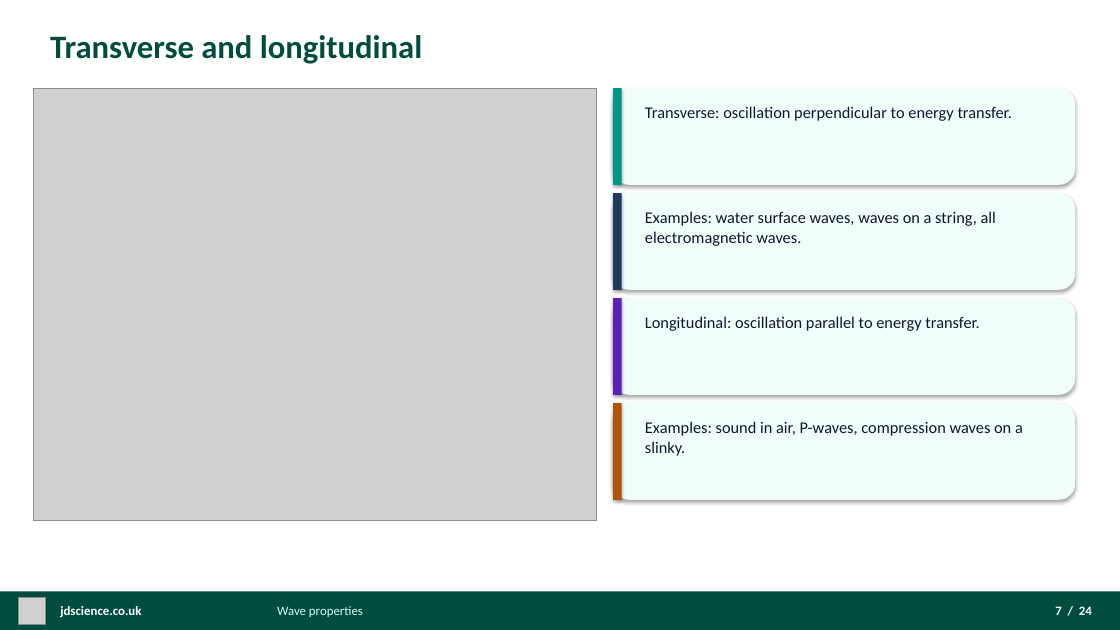
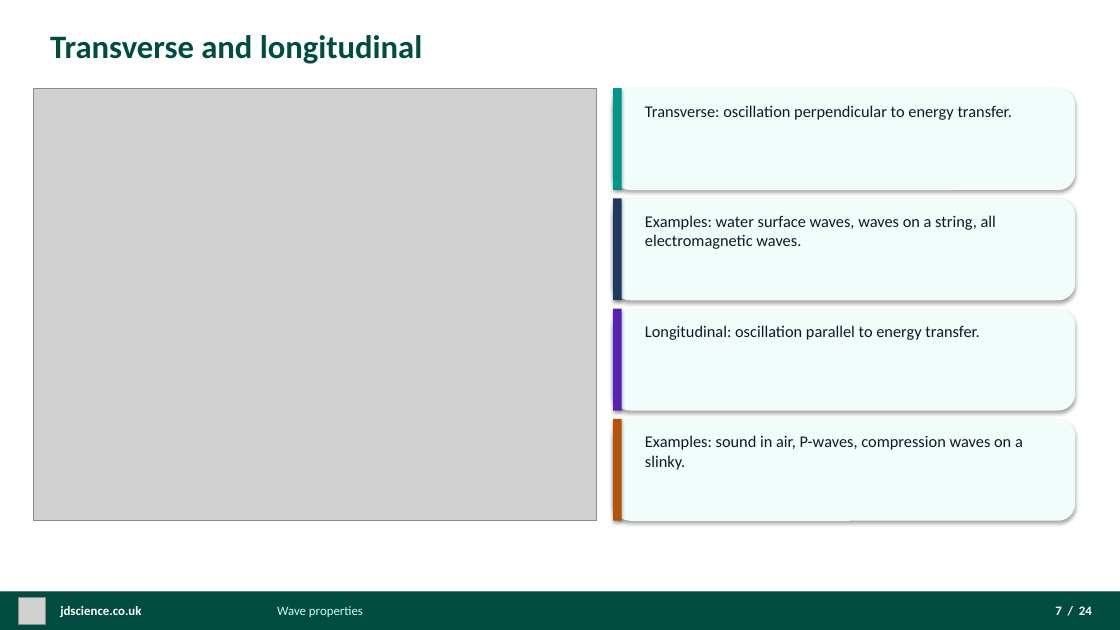
Before and after one commit to moky107/jdscience-website, a slide deck: slide 7 of content/lessons/wave-properties/btec-unit-1-physics-wave-properties.pptx. Drawn at 1120x630 pixels with LibreOffice and Linux fonts; fonts in the diff are those of the drawing; grey boxes stand for pictures. Boxes give left, top, right and bottom in pixels: in the first picture for what was removed or moved away, otherwise in the second. Text is boxed around its words. In the diff, an @@ line names an element or a change of style, - is before the commit and + after.

```diff
--- a/content/lessons/wave-properties/btec-unit-1-physics-wave-properties.pptx
+++ b/content/lessons/wave-properties/btec-unit-1-physics-wave-properties.pptx
@@ rounded rectangle: place and size @@
-rounded rectangle at box(613, 88, 1075, 185)
+rounded rectangle at box(613, 88, 1075, 190)
@@ rectangle: place and size @@
-rectangle at box(613, 88, 622, 185)
+rectangle at box(613, 88, 622, 190)
@@ rounded rectangle: place and size @@
-rounded rectangle at box(613, 193, 1075, 290)
+rounded rectangle at box(613, 198, 1075, 300)
@@ rectangle: place and size @@
-rectangle at box(613, 193, 622, 290)
+rectangle at box(613, 198, 622, 300)
@@ text "Examples: water surface waves, waves ...": place and size @@
-text "Examples: water surface waves, waves ..." at box(645, 211, 996, 246)
+text "Examples: water surface waves, waves ..." at box(645, 215, 996, 249)
@@ rounded rectangle: place and size @@
-rounded rectangle at box(613, 298, 1075, 395)
+rounded rectangle at box(613, 308, 1075, 410)
@@ rectangle: place and size @@
-rectangle at box(613, 298, 622, 395)
+rectangle at box(613, 308, 622, 410)
@@ text "Longitudinal: oscillation parallel to energy ...": place and size @@
-text "Longitudinal: oscillation parallel to energy ..." at box(645, 316, 979, 331)
+text "Longitudinal: oscillation parallel to energy ..." at box(645, 325, 979, 340)
@@ rounded rectangle: place and size @@
-rounded rectangle at box(613, 403, 1075, 500)
+rounded rectangle at box(613, 419, 1075, 521)
@@ rectangle: place and size @@
-rectangle at box(613, 403, 622, 500)
+rectangle at box(613, 419, 622, 521)
@@ text "Examples: sound in air, P-waves, ...": place and size @@
-text "Examples: sound in air, P-waves, ..." at box(645, 421, 1023, 456)
+text "Examples: sound in air, P-waves, ..." at box(645, 435, 1023, 470)
```
Also in this commit, not shown: 4 other slides changed, 42 other files.
